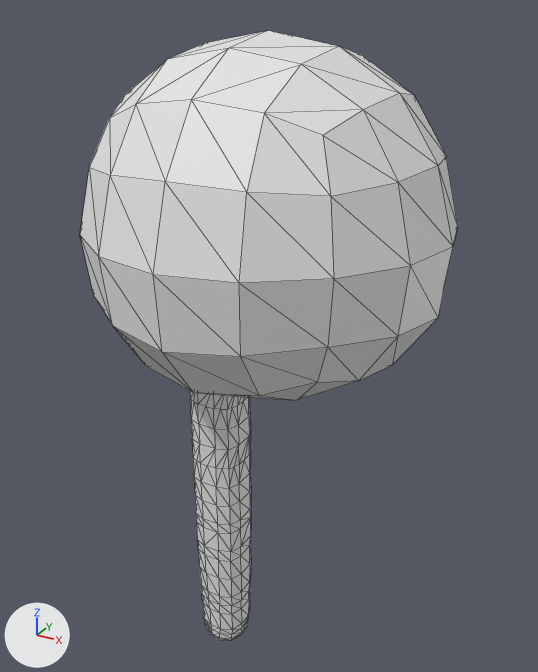
The glTF model 3d_models/placeholders/enemies/octopus.glb: old version first, new version second.
Camera for both pictures: a 50 mm camera at (2.96, -5.37, 4.62) aimed at (-0.1, 0.18, 1.84). The axes (+X, +Y, +Z) are drawn at lower left. The lights are the same throughout. The older version comes first. Mesh edges are drawn as thin lines. Where no turn or scale is listed for an object, it has been applied to the vertices.
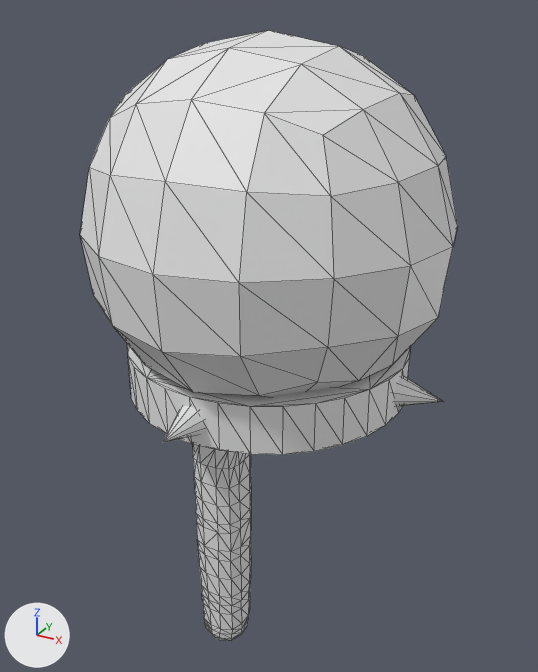
What the commit changed:
Mesh me_cone_003 is new.
It is a 10-sided cone pointing to +x spanning x -0.204..0.204, y -0.136..0.136, z -0.143..0.143.
Mesh me_cone is new.
It is a 10-sided cone pointing to -y spanning x -0.136..0.136, y -0.204..0.204, z -0.143..0.143.
Mesh me_cylinder is new.
It is a 32-sided cylinder along z spanning x -1.26..1.26, y -1.26..1.26, z -0.21..0.21.
Object 'Cone.003' (ob_cone_003) is new; it shows me_cone_003.
Its location is (1.42, -0.01, 1.7).
Object 'Cone' (ob_cone) is new; it shows me_cone.
Its location is (0.0, -1.42, 1.7).
Object 'Cylinder' (ob_cylinder) is new; it shows me_cylinder.
Its location is (0.0, 0.0, 1.69).

What differs and where, as boxes [x1, y1, x2, y2] in the pictures (538 x 672 px):
'Cylinder', added
    after: [127, 344, 411, 455]
'Cone', added
    after: [163, 406, 205, 443]
'Cone.003', added
    after: [393, 376, 443, 406]
